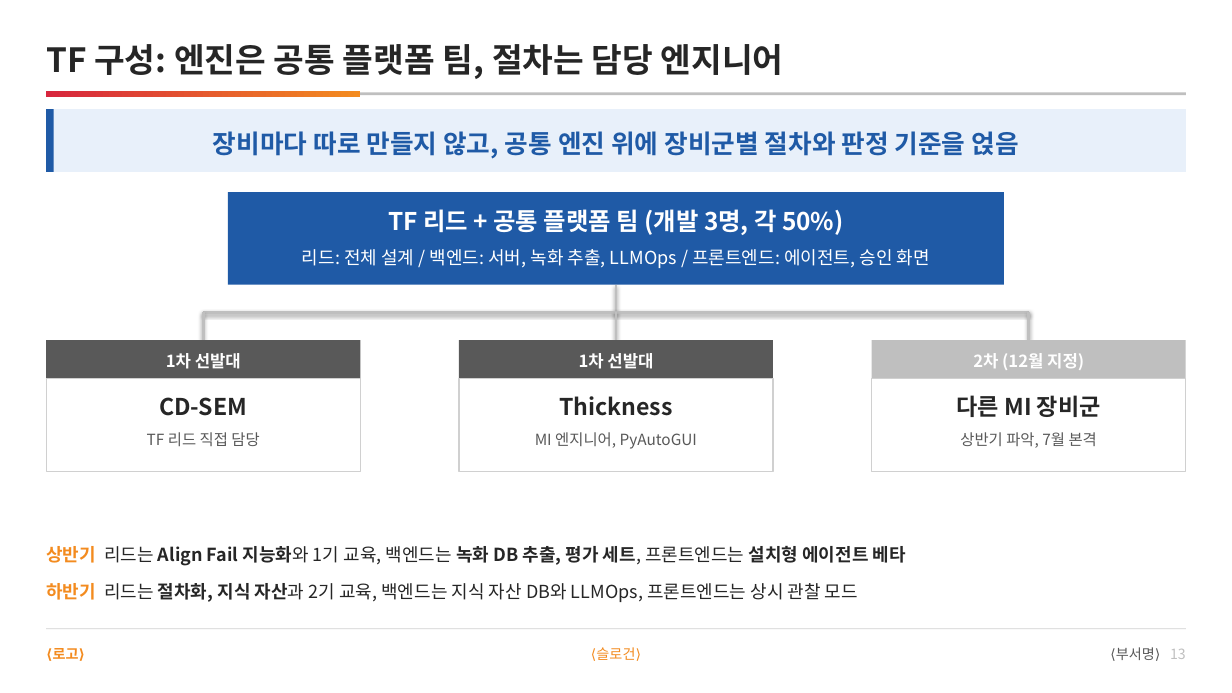
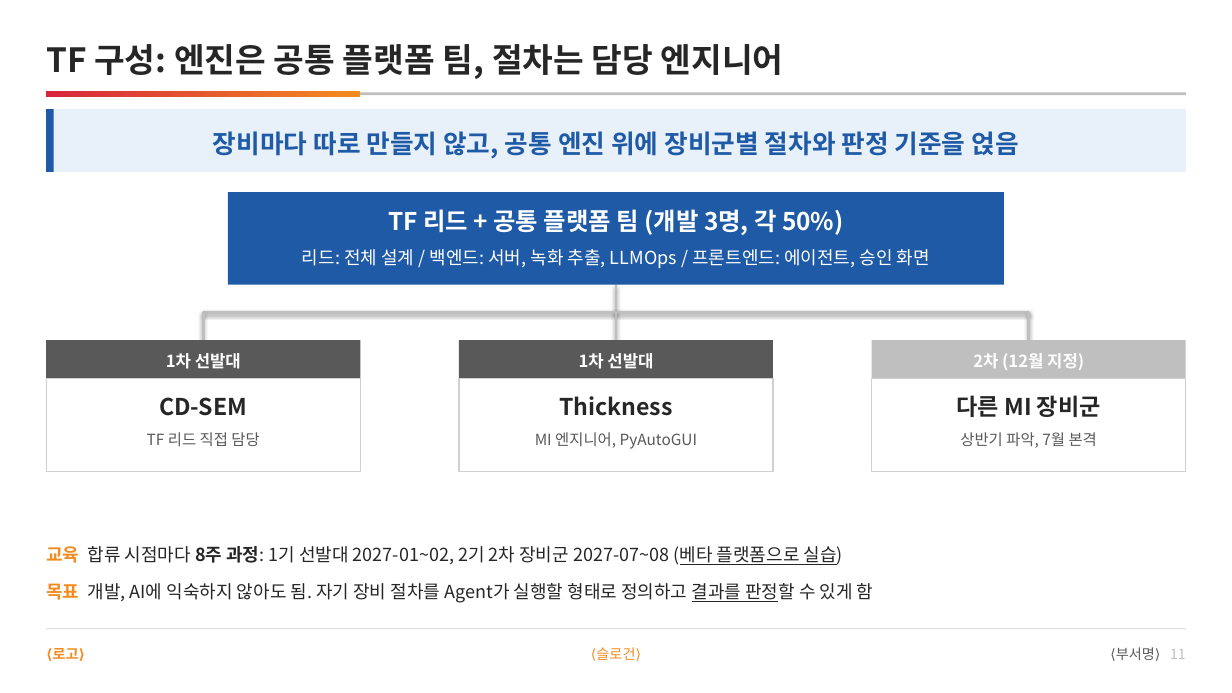
Before and after one commit to DarrenKoi/pm_notes, a slide deck: slide 11 of my-task/arc-tf/deliverables/arc-tf-proposal.pptx (slide 13 before the commit). Drawn at 1232x693 pixels with LibreOffice and Linux fonts; fonts in the diff are those of the drawing. Boxes give left, top, right and bottom in pixels: in the first picture for what was removed or moved away, otherwise in the second. Text is boxed around its words. In the diff, an @@ line names an element or a change of style, - is before the commit and + after.

```diff
--- a/my-task/arc-tf/deliverables/arc-tf-proposal.pptx
+++ b/my-task/arc-tf/deliverables/arc-tf-proposal.pptx
@@ text at [46,546,843,565]: text changed; bold off @@
-상반기 리드는 Align Fail 지능화와 1기 교육, 백엔드는 녹화 DB 추출, 평가 세트, 프론트엔드는 설치형 에이전트 베타
+교육 합류 시점마다 8주 과정: 1기 선발대 2027-01~02, 2기 2차 장비군 2027-07~08 (베타 플랫폼으로 실습)
@@ text at [46,583,874,603]: text changed @@
-하반기 리드는 절차화, 지식 자산과 2기 교육, 백엔드는 지식 자산 DB와 LLMOps, 프론트엔드는 상시 관찰 모드
+목표 개발, AI에 익숙하지 않아도 됨. 자기 장비 절차를 Agent가 실행할 형태로 정의하고 결과를 판정할 수 있게 함
@@ text at [1116,647,1186,660]: text changed @@
-⟨부서명⟩ 13
+⟨부서명⟩ 11
```
Also in this commit, not shown: 9 other slides changed, 4 slides removed, 5 other files.
